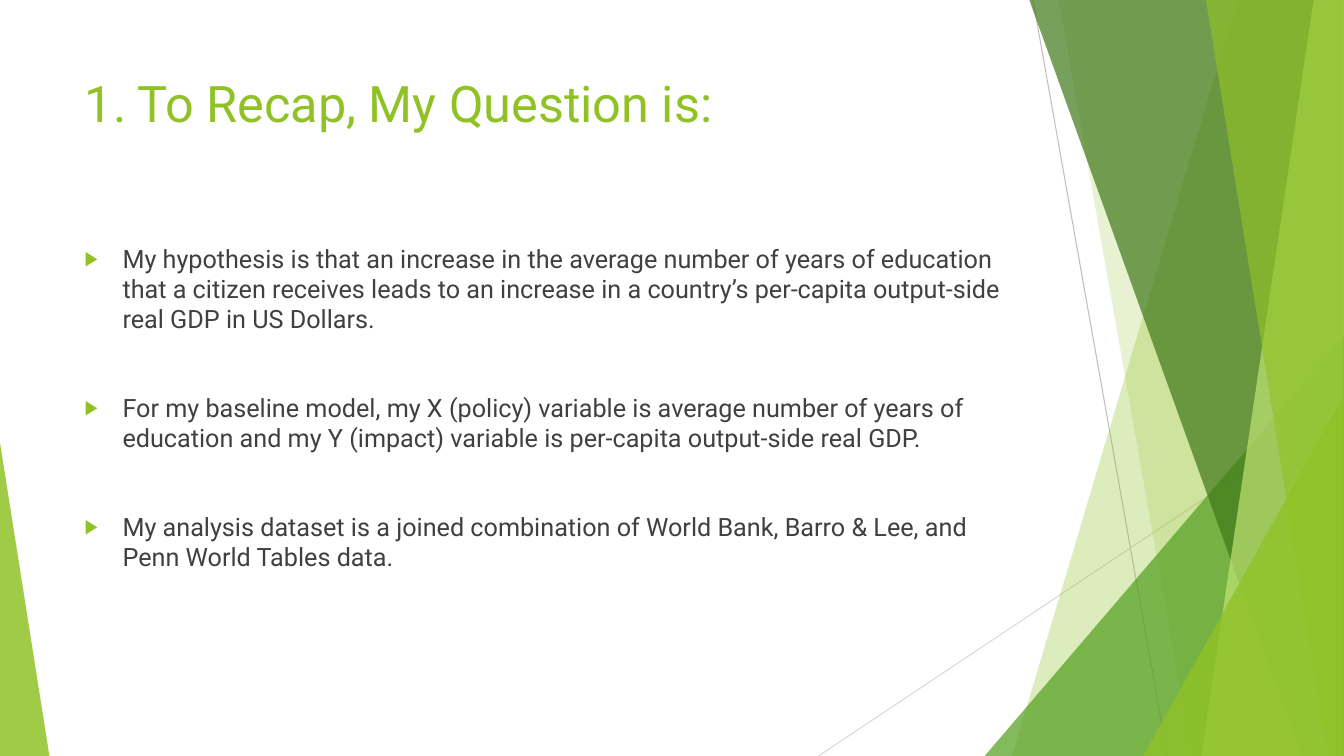
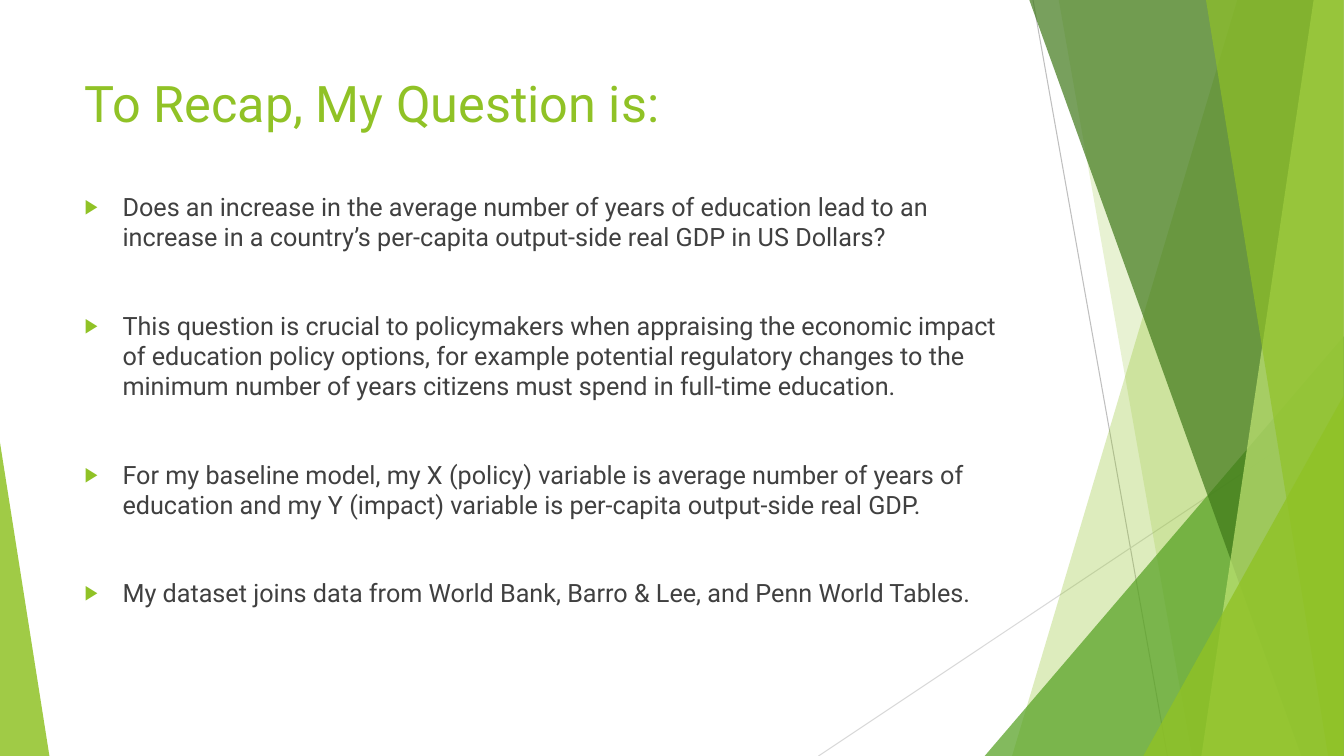
Before and after one commit to jack-n-ocallaghan/ecox-5004-analysis, a slide deck: slide 3 of ECOX5004 Pres 2 Proforma Slides - Jack O'Callaghan.pptx. Drawn at 1344x756 pixels with LibreOffice and Linux fonts; fonts in the diff are those of the drawing. Boxes give left, top, right and bottom in pixels: in the first picture for what was removed or moved away, otherwise in the second. Text is boxed around its words. In the diff, an @@ line names an element or a change of style, - is before the commit and + after.

Commit message:
draft-pres
Draft Presentation completed, and two core models added (plus accompanying statistical testing and narrative).

```diff
--- a/ECOX5004 Pres 2 Proforma Slides - Jack O'Callaghan.pptx
+++ b/ECOX5004 Pres 2 Proforma Slides - Jack O'Callaghan.pptx
@@ title at <box>85,85,659,133</box>: text changed @@
-1. To Recap, My Question is:
+To Recap, My Question is:
@@ text "Does an increase in the ...": place and size @@
-text "Does an increase in the ..." at <box>123,249,999,567</box>
+text "Does an increase in the ..." at <box>123,197,995,608</box>
@@ text at <box>123,197,995,401</box>: text changed @@
-▶ My hypothesis is that an increase in the average number of years of education that a citizen receives leads to an increase in a country’s per-capita output-side real GDP in US Dollars.
+▶ Does an increase in the average number of years of education lead to an increase in a country’s per-capita output-side real GDP in US Dollars?
+▶ This question is crucial to policymakers when appraising the economic impact of education policy options, for example potential regulatory changes to the minimum number of years citizens must spend in full-time education.
@@ text at <box>123,583,970,608</box>: text changed @@
-▶ My analysis dataset is a joined combination of World Bank, Barro & Lee, and Penn World Tables data.
+▶ My dataset joins data from World Bank, Barro & Lee, and Penn World Tables.
```
Also in this commit, not shown: 3 other slides changed, 4 slides added, 3 slides removed, 3 other files.
